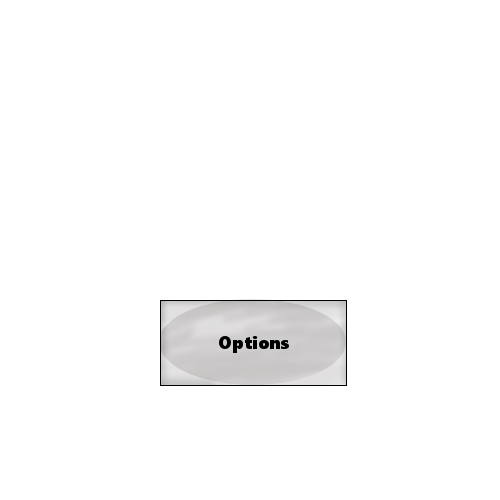
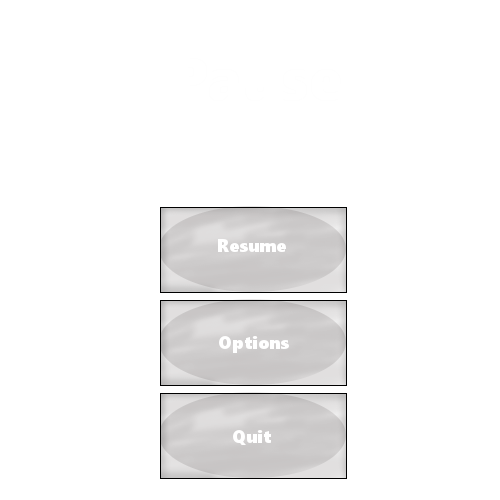
Revision of a layered w=500, h=500 image; what changed, layer by layer:
renamed "Start Game" to "Resume", showed it, painted on it over bbox(203, 239, 301, 252)
renamed "Exit" to "Quit", showed it, painted on it over bbox(233, 430, 271, 445)
painted on "Options" over bbox(219, 336, 289, 353)
showed "button copy #1" over bbox(160, 392, 347, 479)
showed "button" over bbox(160, 206, 347, 293)
